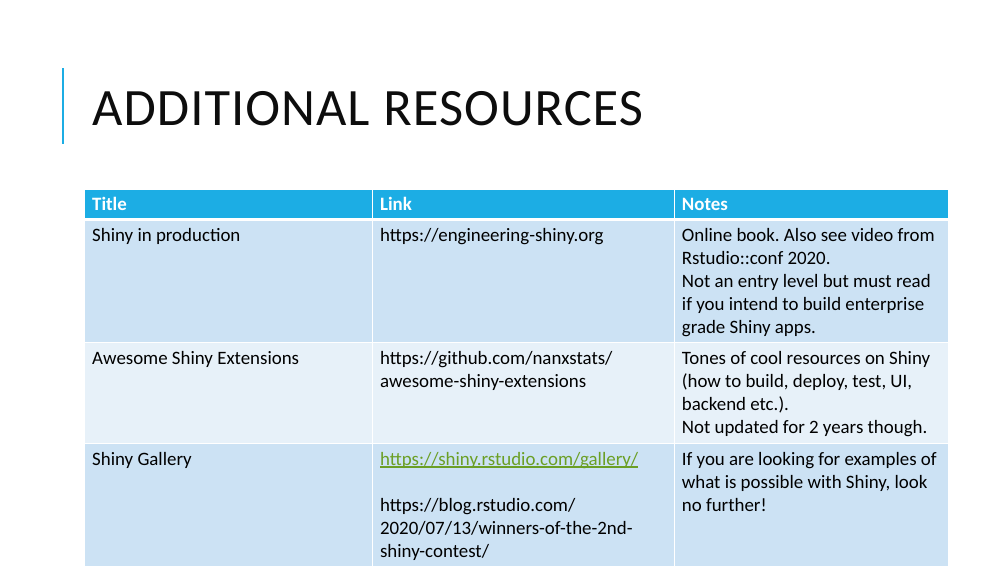
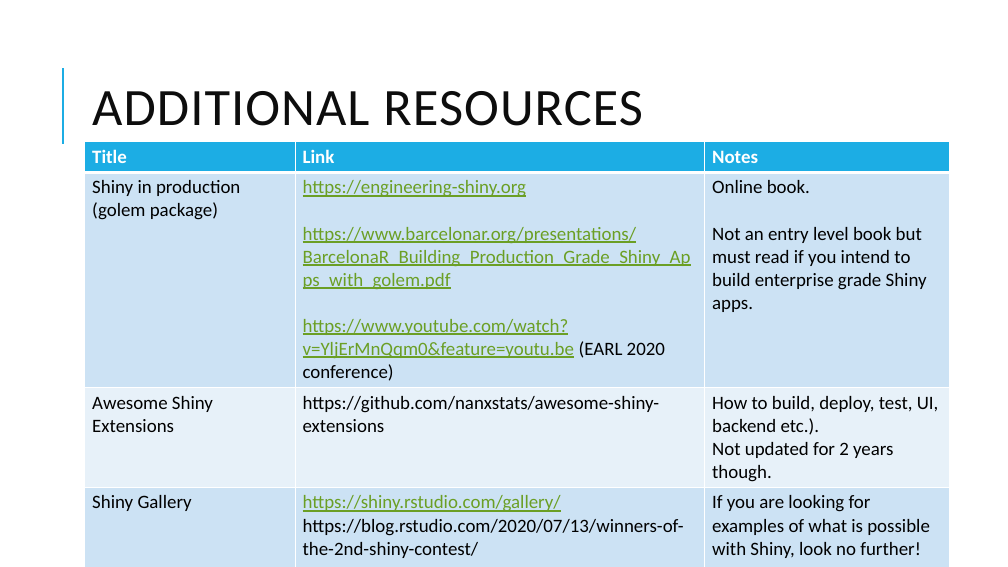
Before and after one commit to aarora79/shinydemo, a slide deck: slide 11 of Introduction to shiny.pptx. Drawn at 1008x567 pixels with LibreOffice and Linux fonts; fonts in the diff are those of the drawing. Boxes give left, top, right and bottom in pixels: in the first picture for what was removed or moved away, otherwise in the second. Text is boxed around its words. In the diff, an @@ line names an element or a change of style, - is before the commit and + after.

Commit message:
Add golem links to the presentation

```diff
--- a/Introduction to shiny.pptx
+++ b/Introduction to shiny.pptx
@@ table at [85, 141, 949, 562] @@
-row 2: Shiny in production | https://engineering-shiny.org | Online book. Also see video from Rstudio::conf 2020. / Not an entry level but must read if you intend to build enterprise grade Shiny apps.
+row 2: Shiny in production (golem package) | https://engineering-shiny.org / https://www.barcelonar.org/presentations/BarcelonaR_Building_Production_Grade_Shiny_Apps_with_golem.pdf / https://www.youtube.com/watch?v=YljErMnQqm0&feature=youtu.be (EARL 2020 conference) | Online book. / Not an entry level book but must read if you intend to build enterprise grade Shiny apps.
-row 3, column 3: Tones of cool resources on Shiny (how to build, deploy, test, UI, backend etc.). / Not updated for 2 years though.
+row 3, column 3: How to build, deploy, test, UI, backend etc.). / Not updated for 2 years though.
@@ table: place and size @@
-table at [85, 189, 948, 564]
+table at [85, 141, 949, 562]
```
